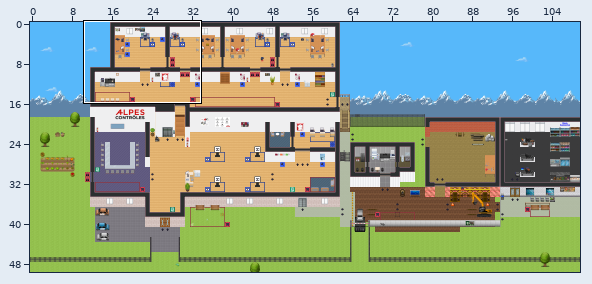
One commit to this Tiled map (JSON): maps/map.tmj. Above: a wide view before the commit, with the close-up outlined.
Close-up. Before the edit:
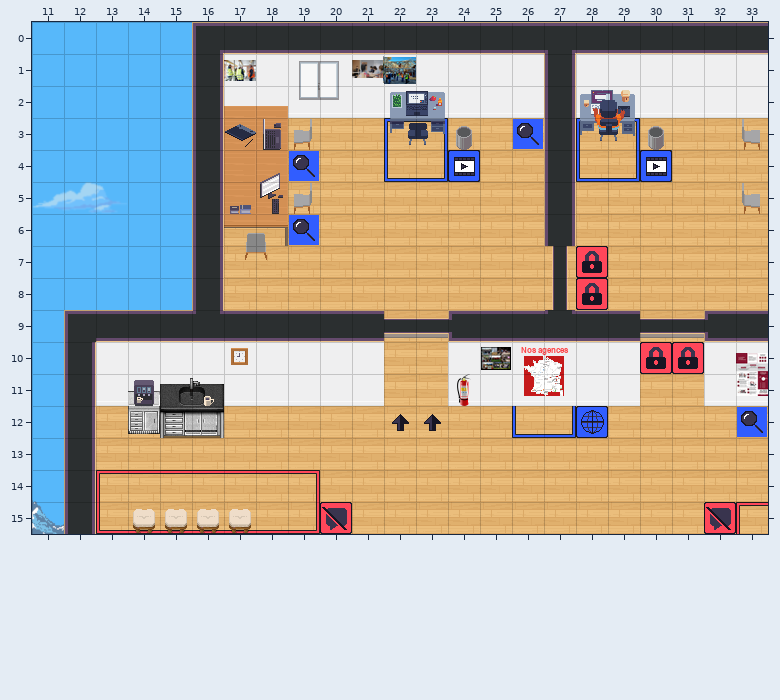
Cells are 32x32 px. Shown: x 11..33, y 0..15. The commit also changed other parts of the map, which this record leaves out.
After:
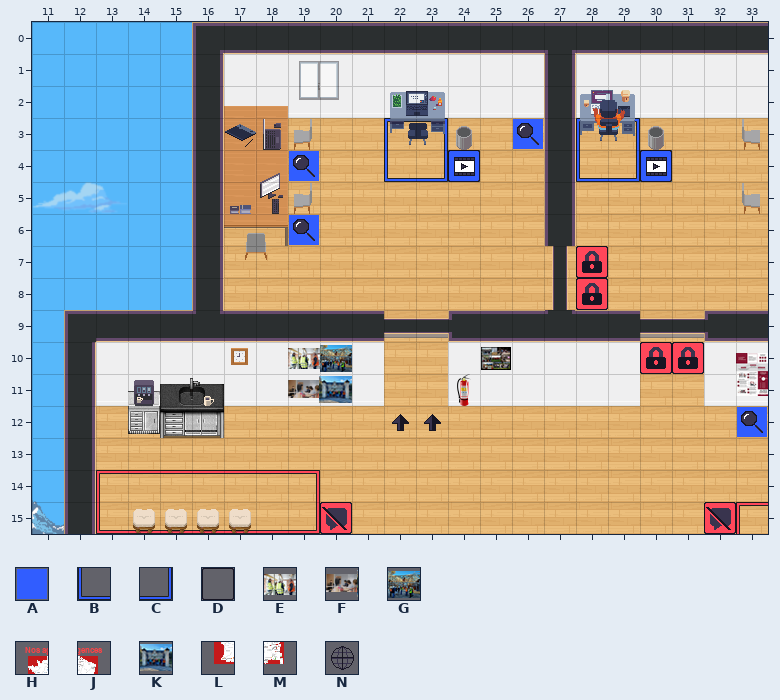
Key: from "Chunk 1": A 118, B 119, C 120, D 210; from "Chunk 2": E 83, F 84, G 85, H 110, J 111, K 119, L 122, M 123, N 134.
_ is an empty cell.
Change:
Layer "floor/aboveFloor":
y 12: x 28 A -> _
Layer "furniture/belowFurniture":
y 12: x 26..27 BC -> __
Layer "furniture/furniture":
y 1: x 17 E -> _; x 21..22 FG -> __
y 10: x 19..20 __ -> EG; x 26..27 HJ -> __
y 11: x 19..20 __ -> FK; x 26..27 LM -> __
y 12: x 28 N -> _
Layer "furniture/aboveFurniture":
y 12: x 28 D -> _
